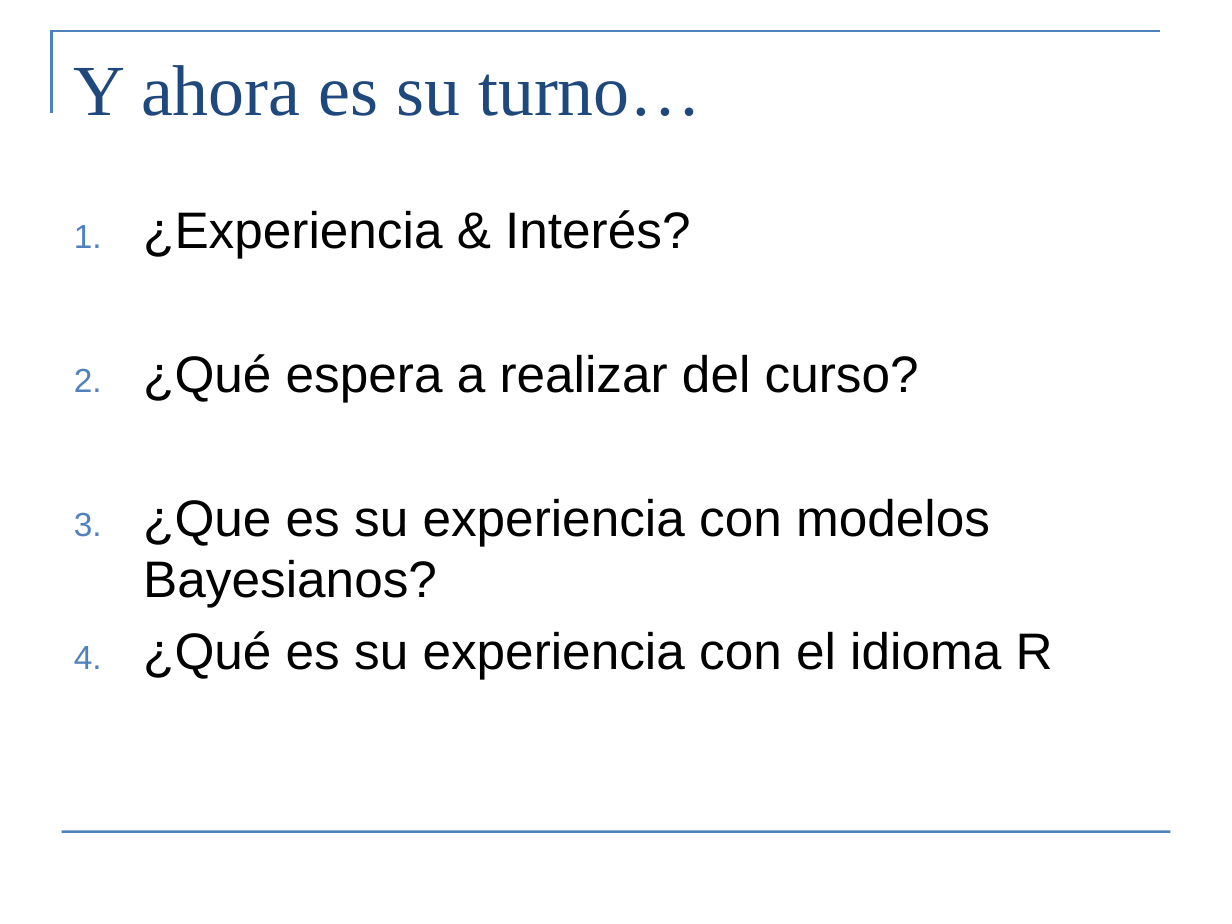
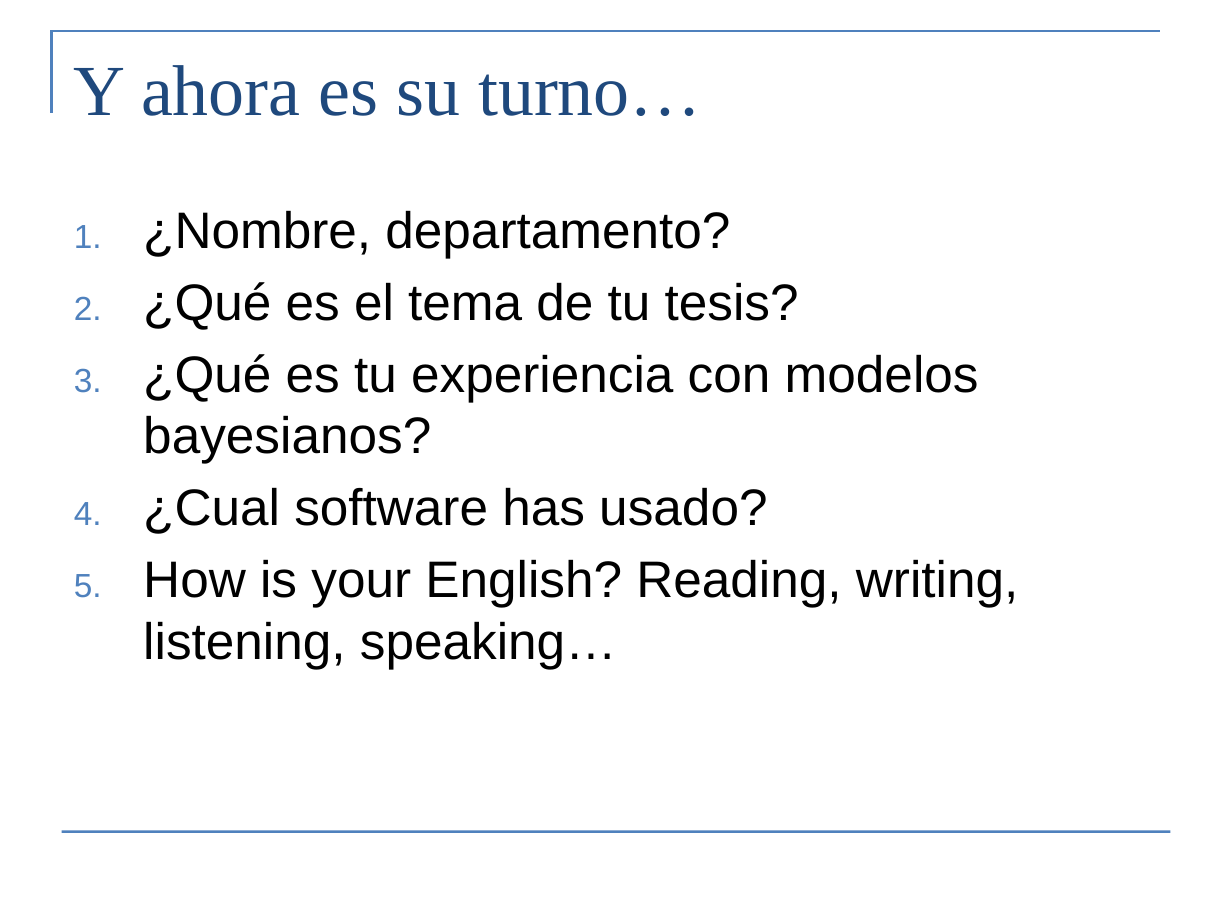
Before and after one commit to colemonnahan/bayes_workshop, a slide deck: slide 6 of dia1/intro.pptx. Drawn at 1232x924 pixels with LibreOffice and Linux fonts; fonts in the diff are those of the drawing. Boxes give left, top, right and bottom in pixels: in the first picture for what was removed or moved away, otherwise in the second. Text is boxed around its words. In the diff, an @@ line names an element or a change of style, - is before the commit and + after.

```diff
--- a/dia1/intro.pptx
+++ b/dia1/intro.pptx
@@ text at [143, 210, 1018, 669]: text changed @@
-1. ¿Experiencia & Interés?
-2. ¿Qué espera a realizar del curso?
-3. ¿Que es su experiencia con modelos Bayesianos?
-4. ¿Qué es su experiencia con el idioma R
+1. ¿Nombre, departamento?
+2. ¿Qué es el tema de tu tesis?
+3. ¿Qué es tu experiencia con modelos bayesianos?
+4. ¿Cual software has usado?
+5. How is your English? Reading, writing, listening, speaking…
```
Also in this commit, not shown: 3 other slides changed, 4 slides added, 12 slides removed, 8 other files.
